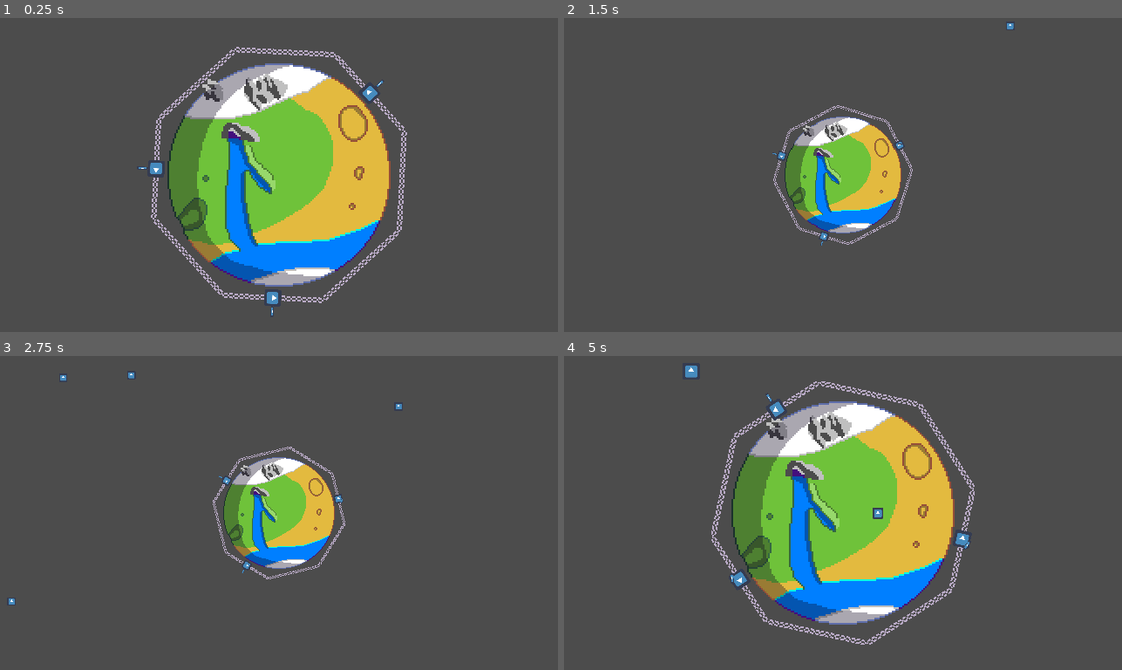
Above: before the commit, frames 1-4 (two rows, left to right).
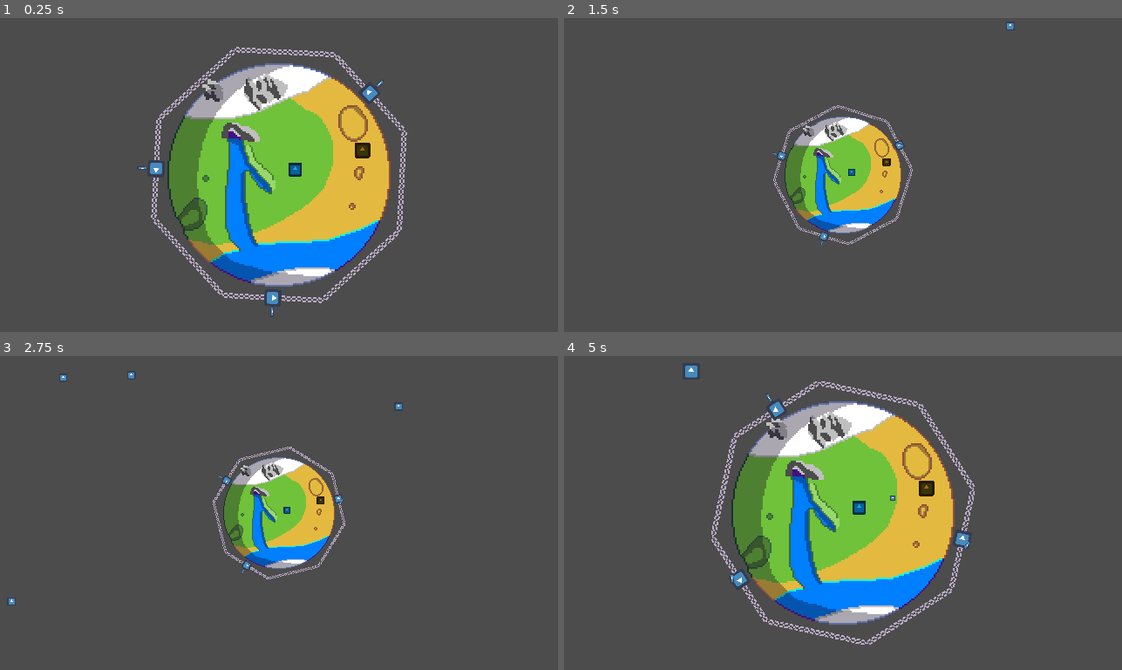
Above: after the commit, the same moments.

Repository: IgnacioMGarrido/BTP-GameJam
Game: Godot game, scene res://Scenes/MainScene.tscn
Two runs of this game, one before a commit and one after it. Both use one fixed random seed, a clock stepped at 60 frames per second and the inputs below. The engine's default icon, where the game draws it, is replaced by a stand-in: a white triangle on a blue panel in a dark square.
Inputs (mouse positions are in pixels of both pictures, inside the frame that each line leads up to):
- Up to frame 1 (0.25 s): no input
- Up to frame 2 (1.5 s): tap Enter (ui_accept) at 0.5, 0.77 s; move the mouse to (854, 52) at 0.52 s; tap Z (zoom) at 0.6, 1.35 s; click (854, 52) at 0.67 s; move the mouse to (893, 143) at 1.27 s; click (893, 143) at 1.42 s
- Up to frame 3 (2.75 s): tap Enter (ui_accept) at 1.52 s; move the mouse to (390, 560) at 2.02 s; tap Z (zoom) at 2.1 s; click (390, 560) at 2.17 s
- Up to frame 4 (5 s): move the mouse to (859, 572) at 2.77 s; tap Z (zoom) at 2.85, 3.6, 4.35 s; click (859, 572) at 2.92 s; tap Enter (ui_accept) at 3.02, 3.77, 4.52 s; move the mouse to (764, 607) at 3.52 s; click (764, 607) at 3.67 s; move the mouse to (781, 509) at 4.27 s; click (781, 509) at 4.42 s

The runs differ from the first frame. In frame 1, 0.2% of the frame differs, in the area x 51-67%, y 39-51%; in frame 2, less than 0.1%; in frame 3, less than 0.1%; in frame 4, 0.3%, in the area x 51-67%, y 39-52%.

Commit message:
Connectig Workers to resource manager

Diff:
--- a/BTP-Game/Managers/ResourceManager.gd
+++ b/BTP-Game/Managers/ResourceManager.gd
@@ -2,6 +2,7 @@
 
 var current_minerals = 0
 
+
 func _on_minion_mineral_delivered(var mineral_value):
 	current_minerals += mineral_value
 	print(current_minerals)
--- a/BTP-Game/Scenes/ResourceManagement.tscn
+++ b/BTP-Game/Scenes/ResourceManagement.tscn
@@ -5,15 +5,16 @@
 [ext_resource path="res://icon.png" type="Texture" id=3]
 
 [sub_resource type="RectangleShape2D" id=1]
-extents = Vector2( 5.82513, 6.04063 )
+extents = Vector2( 3.27736, 3.36559 )
 
 [sub_resource type="RectangleShape2D" id=2]
-extents = Vector2( 6.7247, 6.68319 )
+extents = Vector2( 4.07492, 3.75113 )
 
 [node name="ResourceManagement" type="Node2D"]
 script = ExtResource( 1 )
 
 [node name="HeadQuarter" type="Area2D" parent="."]
+position = Vector2( 9.27523, -3.09174 )
 collision_mask = 2
 script = ExtResource( 2 )
 __meta__ = {
@@ -21,9 +22,8 @@
 }
 
 [node name="HQSprite" type="Sprite" parent="HeadQuarter"]
-visible = false
 self_modulate = Color( 0.12549, 0.682353, 0.811765, 1 )
-scale = Vector2( 0.232404, 0.232404 )
+scale = Vector2( 0.122993, 0.122993 )
 texture = ExtResource( 3 )
 
 [node name="CollisionShape2D" type="CollisionShape2D" parent="HeadQuarter"]
@@ -34,17 +34,15 @@
 autostart = true
 
 [node name="Mine" type="Area2D" parent="."]
-editor/display_folded = true
-position = Vector2( 41.6378, 0.385536 )
+position = Vector2( 47.8213, -14.1219 )
 collision_mask = 2
 __meta__ = {
 "_edit_group_": true
 }
 
 [node name="MineSprite" type="Sprite" parent="Mine"]
-visible = false
 self_modulate = Color( 0.737255, 0.380392, 0.0627451, 1 )
-scale = Vector2( 0.246815, 0.246815 )
+scale = Vector2( 0.139, 0.139 )
 texture = ExtResource( 3 )
 
 [node name="CollisionShape2D" type="CollisionShape2D" parent="Mine"]
--- a/BTP-Game/Scenes/minions/minion.tscn
+++ b/BTP-Game/Scenes/minions/minion.tscn
@@ -13,14 +13,13 @@
 script = ExtResource( 1 )
 
 [node name="Sprite" type="Sprite" parent="."]
-scale = Vector2( 0.0988761, 0.0988761 )
+scale = Vector2( 0.0500555, 0.0500555 )
 texture = ExtResource( 2 )
 
 [node name="mineral_sprite" type="Sprite" parent="Sprite"]
-visible = false
 self_modulate = Color( 0.882353, 0.643137, 0.184314, 1 )
 position = Vector2( 27.4431, -26.9396 )
-scale = Vector2( 0.303285, 0.303285 )
+scale = Vector2( 0.499688, 0.499688 )
 texture = ExtResource( 2 )
 
 [node name="CollisionShape2D" type="CollisionShape2D" parent="."]
--- a/BTP-Game/Scripts/minion.gd
+++ b/BTP-Game/Scripts/minion.gd
@@ -4,8 +4,9 @@
 
 signal mineral_delivered
 
+onready var ResourceManagement = get_parent().get_parent()
 onready var head_quarter = get_parent()#get_node("/root/MainScene/Planet/ResourceManagement/HeadQuarter")
-onready var mine = get_parent().get_parent().get_child(1)#get_node("/root/MainScene/Planet/ResourceManagement/Mine")
+onready var mine = ResourceManagement.get_child(1)#get_node("/root/MainScene/Planet/ResourceManagement/Mine")
 onready var mineral_sprite = $Sprite/mineral_sprite
 
 
@@ -15,7 +16,9 @@
 var speed = 10
 
 var mineral_value = 10
+var has_mineral = false
 func _ready():
+	connect("mineral_delivered", ResourceManagement, "_on_minion_mineral_delivered")
 	head_quarter.connect("body_shape_entered", self, "_on_HeadQuarter_body_shape_entered")
 	mine.connect("body_shape_entered", self, "_on_Mine_body_shape_entered")
 	mineral_sprite.visible = false
@@ -25,16 +28,19 @@
 	direction = (destination - global_position).normalized()
 	velocity = Vector2(speed, speed) * direction
 	var collision = move_and_collide(velocity * delta)
-#	pass
+
 
 func _on_Mine_body_shape_entered(body_id, body, body_shape, area_shape):
 	if body == self:
 		destination = head_quarter.global_position
+		has_mineral = true
 		mineral_sprite.visible = true
 
 
 func _on_HeadQuarter_body_shape_entered(body_id, body, body_shape, area_shape):
 	if body == self:
 		destination = mine.global_position
-		emit_signal("mineral_delivered",mineral_value)
-		mineral_sprite.visible = false
+		if has_mineral:
+			emit_signal("mineral_delivered",mineral_value)
+			has_mineral = false
+			mineral_sprite.visible = false
